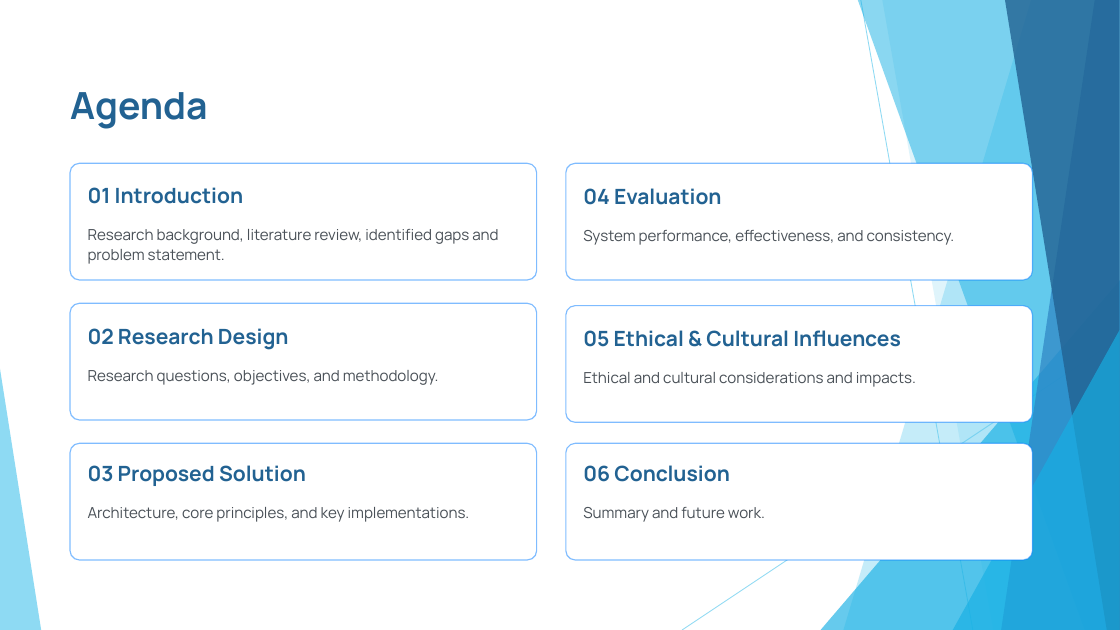
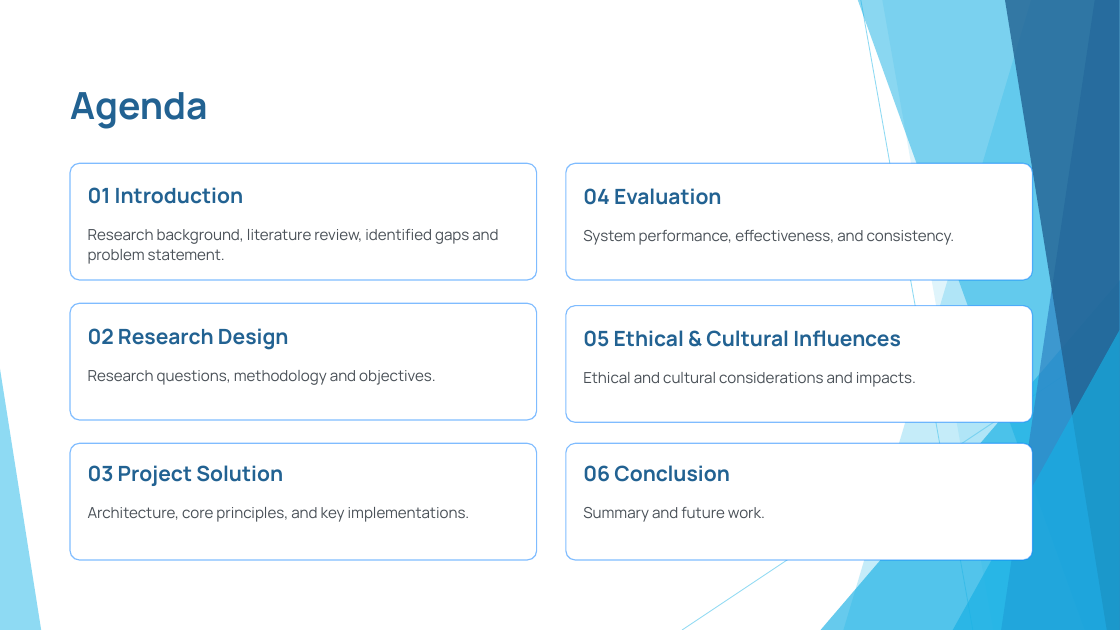
Before and after one commit to xinyuanhu1066/capstone-project, a slide deck: slide 2 of docs/Assessment_3_Presentation.pptx. Drawn at 1120x630 pixels with LibreOffice and Linux fonts; fonts in the diff are those of the drawing. Boxes give left, top, right and bottom in pixels: in the first picture for what was removed or moved away, otherwise in the second. Text is boxed around its words. In the diff, an @@ line names an element or a change of style, - is before the commit and + after.

```diff
--- a/docs/Assessment_3_Presentation.pptx
+++ b/docs/Assessment_3_Presentation.pptx
@@ text at <box>88,370,436,385</box>: text changed @@
-Research questions, objectives, and methodology.
+Research questions, methodology and objectives.
@@ text at <box>88,465,283,486</box>: text changed @@
-03 Proposed Solution
+03 Project Solution
```
Also in this commit, not shown: 3 slides added.
